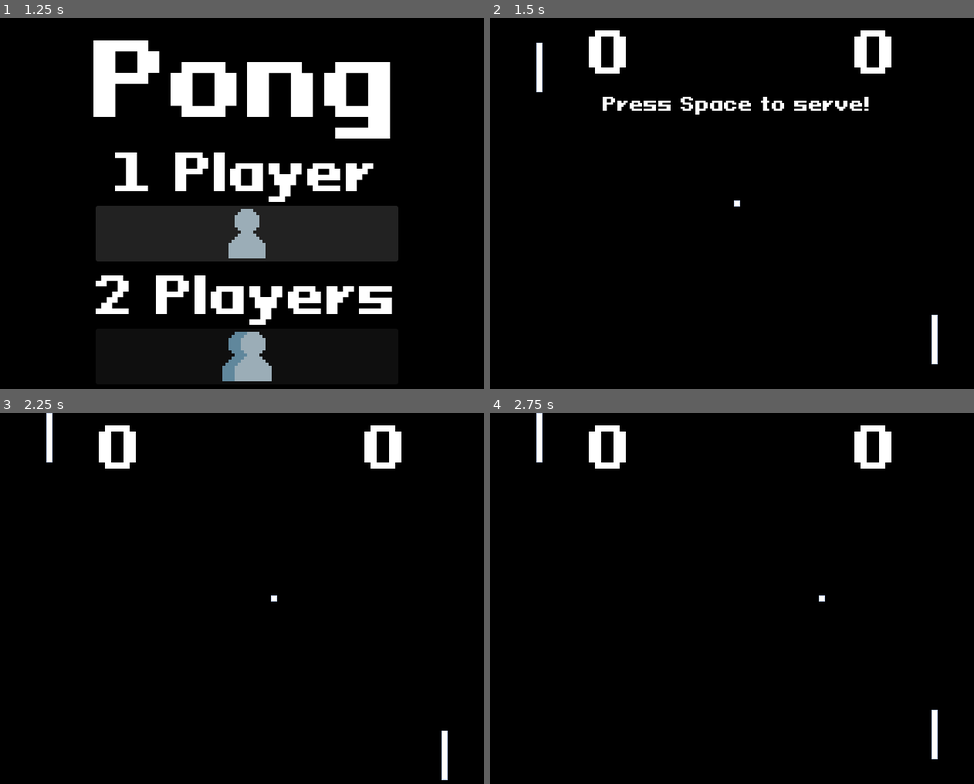
Above: before the commit, frames 1-4 (two rows, left to right).
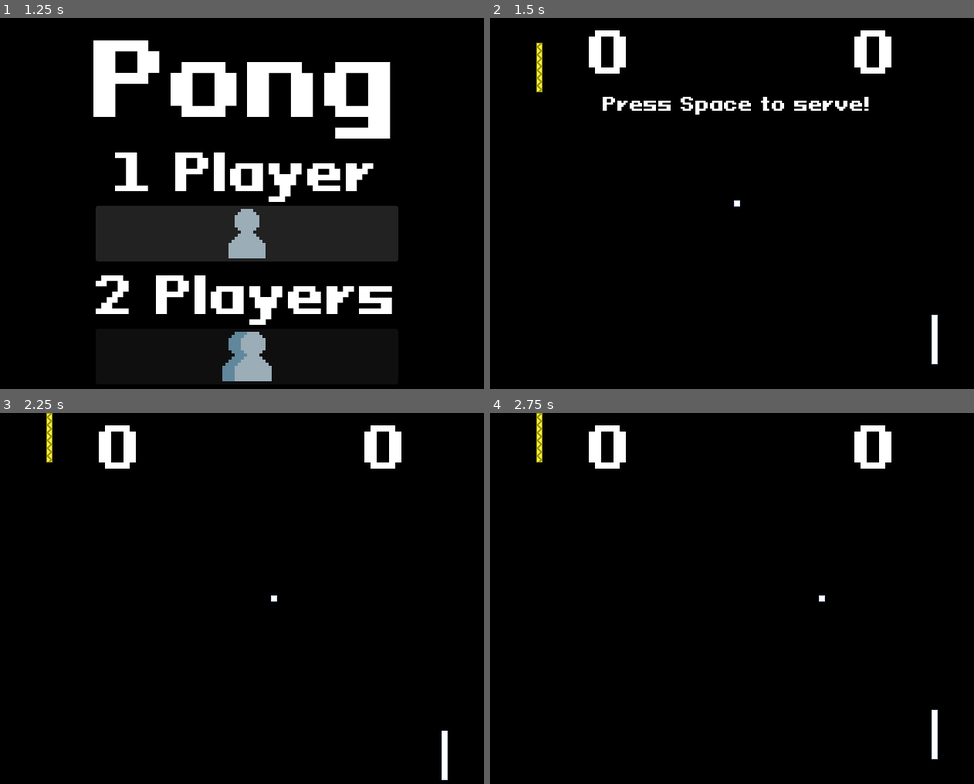
Above: after the commit, the same moments.

Repository: tylereg03/T-Pong
Game: Godot game, scene res://scenes/game.tscn
Same seed, same stepped clock (60 frames per second), same inputs: the game is played once before the commit and once after it.
Inputs (mouse positions are in pixels of both pictures, inside the frame that each line leads up to):
- Up to frame 1 (1.25 s): click (246, 225) at 0.5 s
- Up to frame 2 (1.5 s): click (736, 355) at 1.25 s
- Up to frame 3 (2.25 s): tap Space (serve) at 2 s; hold W (move_up) from 2.03 s (still down); tap Down (move_down_2) at 2.1 s
- Up to frame 4 (2.75 s): keep holding W (move_up); tap Up (move_up_2) at 2.3 s

Frame 1 is identical in both runs. In frame 2, 0.2% of the frame differs, in the area x 9-11%, y 6-20%; in frame 3, 0.2%; in frame 4, 0.2%.

Commit message:
Documentation/Refactor
Major overhaul of how scenes and signals interact with one another. Rewrote chunks of logic to be more easily expanded upon, such as how paddles are set up in the game script. Signals have been mostly cleaned up to exclude pointless parameters to increase readability. Comments have been added for every function.

Diff:
--- a/project.godot
+++ b/project.godot
@@ -28,14 +28,14 @@
 "events": [Object(InputEventKey,"resource_local_to_scene":false,"resource_name":"","device":-1,"window_id":0,"alt_pressed":false,"shift_pressed":false,"ctrl_pressed":false,"meta_pressed":false,"pressed":false,"keycode":0,"physical_keycode":87,"key_label":0,"unicode":119,"echo":false,"script":null)
 ]
 }
+move_up_2={
+"deadzone": 0.5,
+"events": [Object(InputEventKey,"resource_local_to_scene":false,"resource_name":"","device":-1,"window_id":0,"alt_pressed":false,"shift_pressed":false,"ctrl_pressed":false,"meta_pressed":false,"pressed":false,"keycode":0,"physical_keycode":4194320,"key_label":0,"unicode":0,"echo":false,"script":null)
+]
+}
 move_down={
 "deadzone": 0.5,
 "events": [Object(InputEventKey,"resource_local_to_scene":false,"resource_name":"","device":-1,"window_id":0,"alt_pressed":false,"shift_pressed":false,"ctrl_pressed":false,"meta_pressed":false,"pressed":false,"keycode":0,"physical_keycode":83,"key_label":0,"unicode":115,"echo":false,"script":null)
-]
-}
-move_up_2={
-"deadzone": 0.5,
-"events": [Object(InputEventKey,"resource_local_to_scene":false,"resource_name":"","device":-1,"window_id":0,"alt_pressed":false,"shift_pressed":false,"ctrl_pressed":false,"meta_pressed":false,"pressed":false,"keycode":0,"physical_keycode":4194320,"key_label":0,"unicode":0,"echo":false,"script":null)
 ]
 }
 move_down_2={
--- a/scenes/game.tscn
+++ b/scenes/game.tscn
@@ -22,3 +22,4 @@
 
 [connection signal="start_game" from="HUD" to="." method="_new_game"]
 [connection signal="end" from="PauseMenu" to="." method="_on_pause_menu_end"]
+[connection signal="end" from="PauseMenu" to="." method="game_over"]
--- a/scenes/hud.tscn
+++ b/scenes/hud.tscn
@@ -32,6 +32,7 @@
 vertical_alignment = 1
 
 [node name="InGame" type="Control" parent="."]
+visible = false
 layout_mode = 3
 anchors_preset = 0
 offset_right = 40.0
@@ -182,4 +183,4 @@
 [connection signal="button_down" from="MainMenu/Quit" to="." method="_on_quit_button_down"]
 [connection signal="button_down" from="NumPlayers/P1" to="." method="_on_p_1_button_down"]
 [connection signal="button_down" from="NumPlayers/P2" to="." method="_on_p_2_button_down"]
-[connection signal="start" from="SkinSelector" to="." method="_on_skin_selector_start"]
+[connection signal="done" from="SkinSelector" to="." method="_on_skin_selector_start"]
--- a/scripts/ball.gd
+++ b/scripts/ball.gd
@@ -1,7 +1,7 @@
 extends Area2D
 
 signal score
-signal serve(rand)
+signal serve
 
 @export var speed = 150
 var screen_size
@@ -14,14 +14,17 @@
 
 # Called every frame. 'delta' is the elapsed time since the previous frame.
 func _physics_process(delta):
+	# After a point, we can press "serve" (space) to start a new point
 	if Input.is_action_just_pressed("serve") and velocity.length() == 0:
 		serve.emit()
 
 	position += velocity * speed * delta
 	var size = $CollisionShape2D.shape.size
 
+	# bounces off the top or bottom wall
 	if position.y >= screen_size.y - size.y / 2 or position.y <= size.y / 2:
 		velocity.y *= -1
 
+	# passes the paddle and leaves through the left or right
 	if position.x <= -size.x / 2 or position.x >= screen_size.x - size.x / 2:
 		score.emit()
--- a/scripts/game.gd
+++ b/scripts/game.gd
@@ -2,106 +2,135 @@
 
 @export var paddle_scene = preload("res://scenes/paddle.tscn")
 @export var ball_scene = preload("res://scenes/ball.tscn")
+
+@onready var p1_score_text = $HUD/InGame/Player1Score
+@onready var p2_score_text = $HUD/InGame/Player2Score
+
+const MAX_SCORE = 7
+const MAX_SPEED = 600
+const MIN_SPEED = 150
+const P1_BEHAVIOR = Paddle.Behavior.PLAYER
+
 var p1_score = 0
 var p2_score = 0
-var max_speed = 600
-var min_speed = 150
 var ball_direction = 1
 var game_underway = false
 
-var screen_size
+var ball
 var p1_paddle
 var p2_paddle
-var ball
-var skin_selector
+var ball_spawn
+var screen_size
 
 # Called when the node enters the scene tree for the first time.
 func _ready():
 	screen_size = get_viewport().size
-	$HUD/InGame.hide()
 
-func inst(scene, pos):
+# Called to instantiate any scene passed into it
+func inst(scene):
 	var instance = scene.instantiate()
-	instance.position = pos
 	add_child(instance)
 	return instance
 
+# Called whenever a new game has been started
+func _new_game(behavior, p1_sprite, p2_sprite):
+	game_underway = true
+
+	var p1_paddle_spawn = Vector2(64, 64)
+	var p2_paddle_spawn = Vector2(screen_size.x-64, screen_size.y-64)
+	ball_spawn = Vector2(screen_size.x/2, screen_size.y/2)
+
+	instantiate_game_objects()
+
+	setup_ball(ball, ball_spawn)
+	setup_paddle(p1_paddle, p1_paddle_spawn, P1_BEHAVIOR, p1_sprite, "move_up", "move_down")
+	setup_paddle(p2_paddle, p2_paddle_spawn, behavior, p2_sprite, "move_up_2", "move_down_2")
+
+	$HUD/InGame/Message.show()
+
+# Instantiates all objects necessary for pong to work
+func instantiate_game_objects():
+	ball = inst(ball_scene)
+	p1_paddle = inst(paddle_scene)
+	p2_paddle = inst(paddle_scene)
+
+# Sets up the ball to connect it's signals, and spawn in the correct place
+func setup_ball(new_ball, pos):
+	new_ball.score.connect(_on_score)
+	new_ball.serve.connect(_server)
+	new_ball.position = pos
+
+# Sets up the paddles to connect their signals, spawn in the right place,
+# take on the correct behavior, the correct sprite, and keep track of the ball
+func setup_paddle(new_paddle, pos, behavior, sprite, up, down):
+	new_paddle.hit.connect(_on_paddle_hit)
+	new_paddle.position = pos
+	new_paddle.behavior = behavior
+	new_paddle.get_node("Sprite2D").texture = sprite
+
+	if behavior == Paddle.Behavior.PLAYER:
+		new_paddle.up_action = up
+		new_paddle.down_action = down
+
+	new_paddle.ball = ball
+
+# Called whenever a paddle comes into contact with the ball
 func _on_paddle_hit():
 	ball.velocity.x *= -1
 	ball.velocity.y += randf_range(-0.5, 0.5)
 	ball.velocity.normalized()
 	ball.speed += 5
-	ball.speed = clamp(ball.speed, min_speed, max_speed)
+	ball.speed = clamp(ball.speed, MIN_SPEED, MAX_SPEED)
 
+# Called whenever the ball has exited the screen on the left or right
 func _on_score():
 	$HUD/InGame/Message.show()
+
 	if ball.velocity.x > 0:
-		p1_score += 1
-		ball_direction = -1
-		$HUD/InGame/Player1Score.text = str(p1_score)
+		p1_score = update_score(p1_score + 1, p1_score_text)
 	else:
-		p2_score += 1
-		ball_direction = 1
-		$HUD/InGame/Player2Score.text = str(p2_score)
+		p2_score = update_score(p2_score + 1, p2_score_text)
 
+	is_winner()
+
+# Called whenever a score update occurs
+func update_score(score, score_label):
+	ball_direction *= -1 # alternates the server
+	score_label.text = str(score)
+
+	return score
+
+# Called to see if there is a winner, if not, respawn the ball
+func is_winner():
 	if p1_score == 7:
+		print("p1 wins!")
 		game_over()
 	elif p2_score == 7:
+		print("p2 wins!")
 		game_over()
 	else:
-		ball.position = Vector2(screen_size.x/2, screen_size.y/2)
+		ball.position = ball_spawn
 		ball.velocity = Vector2.ZERO
-		ball.speed = min_speed
+		ball.speed = MIN_SPEED
 
+# Called by ball whenever space is pressed to serve the ball
 func _server():
 	ball.velocity.x = ball_direction
 	$HUD/InGame/Message.hide()
 
-func _new_game(diff, c):
-	game_underway = true
-	ball = inst(ball_scene, Vector2(screen_size.x/2, screen_size.y/2))
-	p1_paddle = inst(paddle_scene, Vector2(64, 64))
-	p2_paddle = inst(paddle_scene, Vector2(screen_size.x-64, screen_size.y-64))
-
-	paddle_settings(diff, c)
-
-	p1_paddle.hit.connect(_on_paddle_hit)
-	p2_paddle.hit.connect(_on_paddle_hit)
-	ball.score.connect(_on_score)
-	ball.serve.connect(_server)
-	$HUD/InGame/Message.show()
-
-func paddle_settings(diff, c):
-	p1_paddle.behavior = Paddle.Behavior.PLAYER
-	p1_paddle.ball = ball
-	p2_paddle.ball = ball
-	match diff:
-		Paddle.Behavior.PLAYER:
-			print("Two-player mode selected")
-			p2_paddle.up_action = "move_up_2"
-			p2_paddle.down_action = "move_down_2"
-			p2_paddle.behavior = Paddle.Behavior.PLAYER
-		Paddle.Behavior.EASY:
-			p1_paddle.get_node("Sprite2D").texture = c.texture
-			skin_selector = $HUD.get_node("SkinSelector")
-
-			p2_paddle.get_node("Sprite2D").texture = skin_selector.textures[0]
-			p2_paddle.behavior = Paddle.Behavior.EASY
-		Paddle.Behavior.MEDIUM:
-			p1_paddle.get_node("Sprite2D").texture = c.texture
-			skin_selector = $HUD.get_node("SkinSelector")
-
-			p2_paddle.get_node("Sprite2D").texture = skin_selector.textures[1]
-			p2_paddle.behavior = Paddle.Behavior.MEDIUM
-		Paddle.Behavior.HARD:
-			p1_paddle.get_node("Sprite2D").texture = c.texture
-			skin_selector = $HUD.get_node("SkinSelector")
-
-			p2_paddle.get_node("Sprite2D").texture = skin_selector.textures[2]
-			p2_paddle.behavior = Paddle.Behavior.HARD
-
+# Called whenever either player has won
 func game_over():
 	game_underway = false
+	clear_game_objects()
+
+	p1_score = update_score(0, p1_score_text)
+	p2_score = update_score(0, p2_score_text)
+	$HUD/InGame.hide()
+	$HUD/Title.show()
+	$HUD/MainMenu.show()
+
+# Called to delete no longer used game objects
+func clear_game_objects():
 	p1_paddle.hit.disconnect( _on_paddle_hit)
 	p2_paddle.hit.disconnect(_on_paddle_hit)
 	ball.score.disconnect(_on_score)
@@ -110,18 +139,9 @@
 	p1_paddle.queue_free()
 	p2_paddle.queue_free()
 	ball.queue_free()
-	p1_score = 0
-	p2_score = 0
-	$HUD/InGame/Player1Score.text = str(p1_score)
-	$HUD/InGame/Player2Score.text = str(p2_score)
-	$HUD/InGame.hide()
-	$HUD/Title.show()
-	$HUD/MainMenu.show()
 
+# Checks for any inputs
 func _input(event):
 	if event.is_action_pressed("esc") and game_underway:
 		get_tree().paused = true
 		$PauseMenu.show()
-
-func _on_pause_menu_end():
-	game_over()
--- a/scripts/hud.gd
+++ b/scripts/hud.gd
@@ -1,30 +1,47 @@
 extends CanvasLayer
 
-signal start_game(diff)
+signal start_game(behavior, p1_sprite, p2_sprite)
 
+# used to store information extracted from skin_selector
+var behavior
+var p1_sprite
+var p2_sprite
+
+# Play Button in Main Menu pressed
 func _on_play_button_down():
 	$NumPlayers.show()
 	$MainMenu.hide()
 
+# Quit Button in Main Menu pressed
 func _on_quit_button_down():
 	get_tree().quit()
 
+# 1 Player option pressed in Player select
 func _on_p_1_button_down():
 	$SkinSelector.show()
 	$NumPlayers.hide()
 
+# 2 Player option pressed in Player select
 func _on_p_2_button_down():
 	$NumPlayers.hide()
 	$Title.hide()
 	$InGame.show()
-	start_game.emit(Paddle.Behavior.PLAYER, null)
+	# textures hardcoded for now, WILL IMPLEMENT 2 PERSON SKIN SELECTOR
+	start_game.emit(Paddle.Behavior.PLAYER, $SkinSelector.textures[1], $SkinSelector.textures[0])
 
-func _on_skin_selector_start(diff, c):
+# Skins chosen inside of skin selector, this will call for a new game to start
+func _on_skin_selector_start():
+	behavior = $SkinSelector.behavior
+	p1_sprite = $SkinSelector.p1_sprite
+	p2_sprite = $SkinSelector.p2_sprite
+
 	$NumPlayers.hide()
 	$Title.hide()
 	$InGame.show()
-	start_game.emit(diff, c)
+	start_game.emit(behavior, p1_sprite, p2_sprite)
 
+# This keeps track of which hud element is currently visible, in order to
+# have "esc" either backtrack, or quit the game
 func _input(event):
 	if event.is_action_pressed("esc") and $MainMenu.is_visible():
 		get_tree().quit()
--- a/scripts/paddle.gd
+++ b/scripts/paddle.gd
@@ -4,20 +4,16 @@
 
 signal hit
 
+@export var speed = 400
+@export var up_action = "move_up"  # Default to Player 1's up action
+@export var down_action = "move_down"  # Default to Player 1's down action
+
 enum Behavior {PLAYER, EASY, MEDIUM, HARD}
 var behavior_weight = {Behavior.EASY: 0.05, Behavior.MEDIUM: 0.25, Behavior.HARD: 0.75}
-
-@export var speed = 400
-var follow_speed = 200
-var rf = 0.1 # randomness factor
-var damp = 0.1
 
 var screen_size
 var ball
 var behavior
-
-@export var up_action = "move_up"  # Default to Player 1's up action
-@export var down_action = "move_down"  # Default to Player 1's down action
 
 # Called when the node enters the scene tree for the first time.
 func _ready():
@@ -30,12 +26,12 @@
 	if ball == null or behavior == null:
 		return
 
+	# This determines the AI pattern (HUGE OVERHAUL NEEDED)
 	if ball.velocity.x > 0 and behavior != Behavior.PLAYER:
 		var target_position = ball.position.y
-		var weight
-
 		position.y = lerp(position.y, target_position, behavior_weight[behavior])
 
+	# This determines the behavior of a player paddle
 	elif behavior == Behavior.PLAYER:
 		if Input.is_action_pressed(down_action):
 			velocity = Vector2.DOWN
@@ -50,6 +46,6 @@
 	position += velocity * delta
 	position.y = clamp(position.y, size.y / 2, screen_size.y - size.y / 2)
 
+# Called when an area (the ball) hits the paddle
 func _on_area_entered(area):
-	print(area)
 	hit.emit()
--- a/scripts/pause_menu.gd
+++ b/scripts/pause_menu.gd
@@ -2,10 +2,12 @@
 
 signal end
 
+# simply unpause the game
 func _on_continue_button_down():
 	get_tree().paused = false
 	hide()
 
+# quit out of the current game
 func _on_quit_button_down():
 	end.emit()
 	get_tree().paused = false
--- a/scripts/skin_selector.gd
+++ b/scripts/skin_selector.gd
@@ -1,19 +1,35 @@
 extends CanvasLayer
 
-signal start(diff, c)
+signal done
 
 @export var textures: Array[Texture2D]
 
+# stores the sprites used for each difficulty
+@onready var easy_sprite = textures[0]
+@onready var med_sprite = textures[1]
+@onready var hard_sprite = textures[2]
+
+# stores what texture the user is currently hovering
 var current_texture_index: int = 0
+
+# this will display what sprite the user is hovering
 var sprite
 
+# these will be accessed by HUD in order to retrieve the proper sprites/behavior
+var behavior
+var p1_sprite
+var p2_sprite
+
+# Called when the node enters the scene tree for the first time.
 func _ready():
 	sprite = $SkinSelect/TextureRect
 	update_texture()
 
+# Called whenever a sprite in the selector needs to be updated
 func update_texture():
 	sprite.texture = textures[current_texture_index]
 
+# Called when the left cycle button for P1 is pressed
 func _on_left_button_down():
 	if current_texture_index == 0:
 		current_texture_index = textures.size() - 1
@@ -21,6 +37,7 @@
 		current_texture_index -= 1
 	update_texture()
 
+# Called when the left cycle button for P2 is pressed
 func _on_right_button_down():
 	if current_texture_index == textures.size() - 1:
 		current_texture_index = 0
@@ -28,15 +45,28 @@
 		current_texture_index += 1
 	update_texture()
 
+# ONLY ACCESSIBLE FOR 1 PLAYER, Easy button pressed
 func _on_easy_button_down():
-	start_game(Paddle.Behavior.EASY, sprite)
+	behavior = Paddle.Behavior.EASY
+	p1_sprite = sprite.texture
+	p2_sprite = easy_sprite
+	finish()
 
+# ONLY ACCESSIBLE FOR 1 PLAYER, Medium button pressed
 func _on_medium_button_down():
-	start_game(Paddle.Behavior.MEDIUM, sprite)
+	behavior = Paddle.Behavior.MEDIUM
+	p1_sprite = sprite.texture
+	p2_sprite = med_sprite
+	finish()
 
+# ONLY ACCESSIBLE FOR 1 PLAYER, Hard button pressed
 func _on_hard_button_down():
-	start_game(Paddle.Behavior.HARD, sprite)
+	behavior = Paddle.Behavior.HARD
+	p1_sprite = sprite.texture
+	p2_sprite = hard_sprite
+	finish()
 
-func start_game(diff, c):
+# Hides the skin selector, and alerts the hud that it has finished
+func finish():
 	hide()
-	start.emit(diff, c)
+	done.emit()
Not shown, changed: .gitignore
